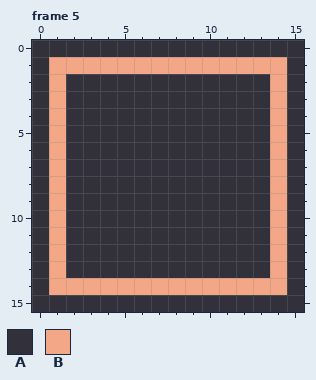
Edited in one commit: pixel-art file (PayItForward/Sprites/grid_tile.aseprite). That is the earlier state.
16x16 pixels, 6 frames. Shown: frame 5. The commit also changed other frames, which this record leaves out.
Palette (. is transparent): A #32313b  B #f3a787
Pixels before, frame 5, first column x 0:
 0 AAAAAAAAAAAAAAAA
 1 ABBBBBBBBBBBBBBA
 2 ABAAAAAAAAAAAABA
 3 ABAAAAAAAAAAAABA
 4 ABAAAAAAAAAAAABA
 5 ABAAAAAAAAAAAABA
 6 ABAAAAAAAAAAAABA
 7 ABAAAAAAAAAAAABA
 8 ABAAAAAAAAAAAABA
 9 ABAAAAAAAAAAAABA
10 ABAAAAAAAAAAAABA
11 ABAAAAAAAAAAAABA
12 ABAAAAAAAAAAAABA
13 ABAAAAAAAAAAAABA
14 ABBBBBBBBBBBBBBA
15 AAAAAAAAAAAAAAAA
The same view after the edit:
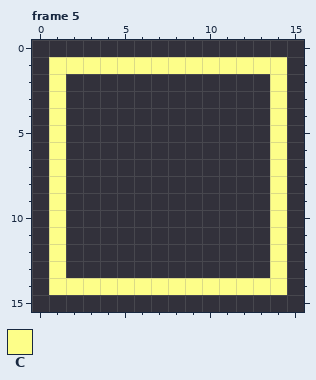
Colours new in this view: C #fdfe89
The exact change:
Changed rows in their new state; - is an unchanged pixel.
Frame 5:
first column x 1:
 1 CCCCCCCCCCCCCC
 2 C------------C
 3 C------------C
 4 C------------C
 5 C------------C
 6 C------------C
 7 C------------C
 8 C------------C
 9 C------------C
10 C------------C
11 C------------C
12 C------------C
13 C------------C
14 CCCCCCCCCCCCCC
